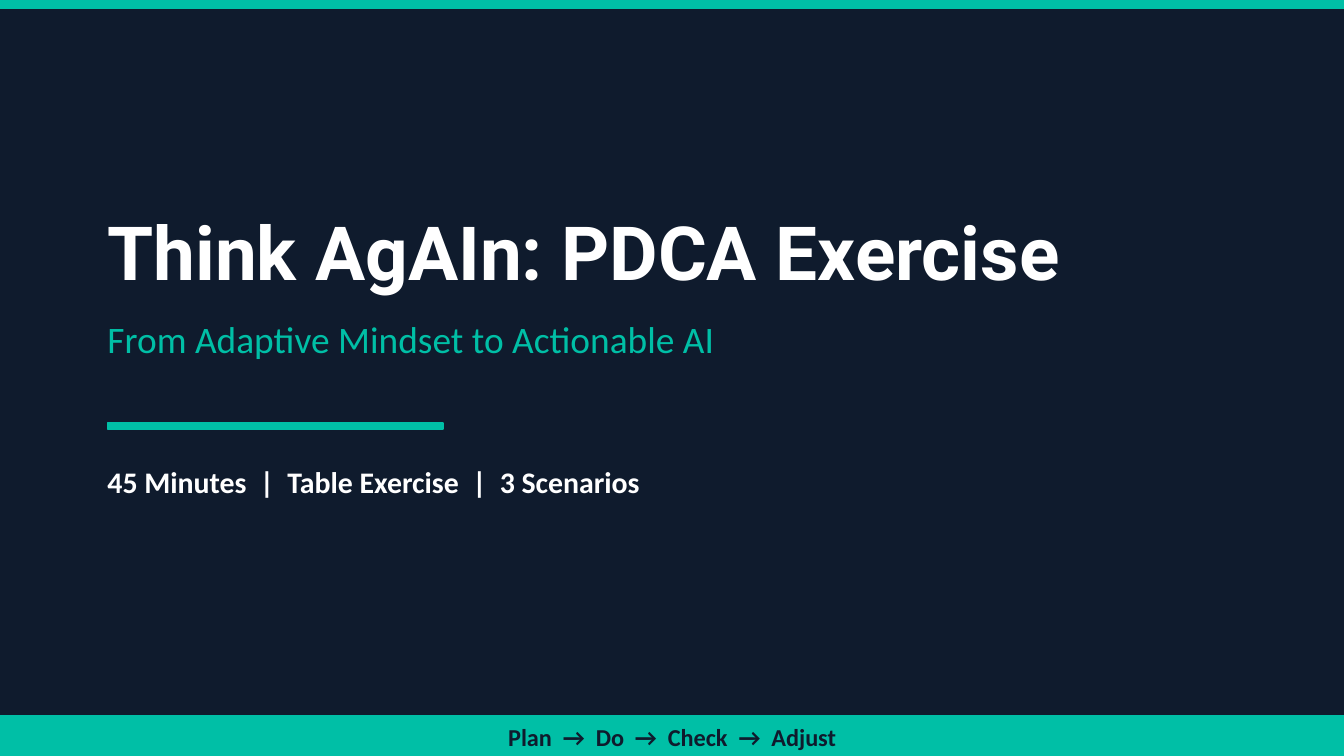
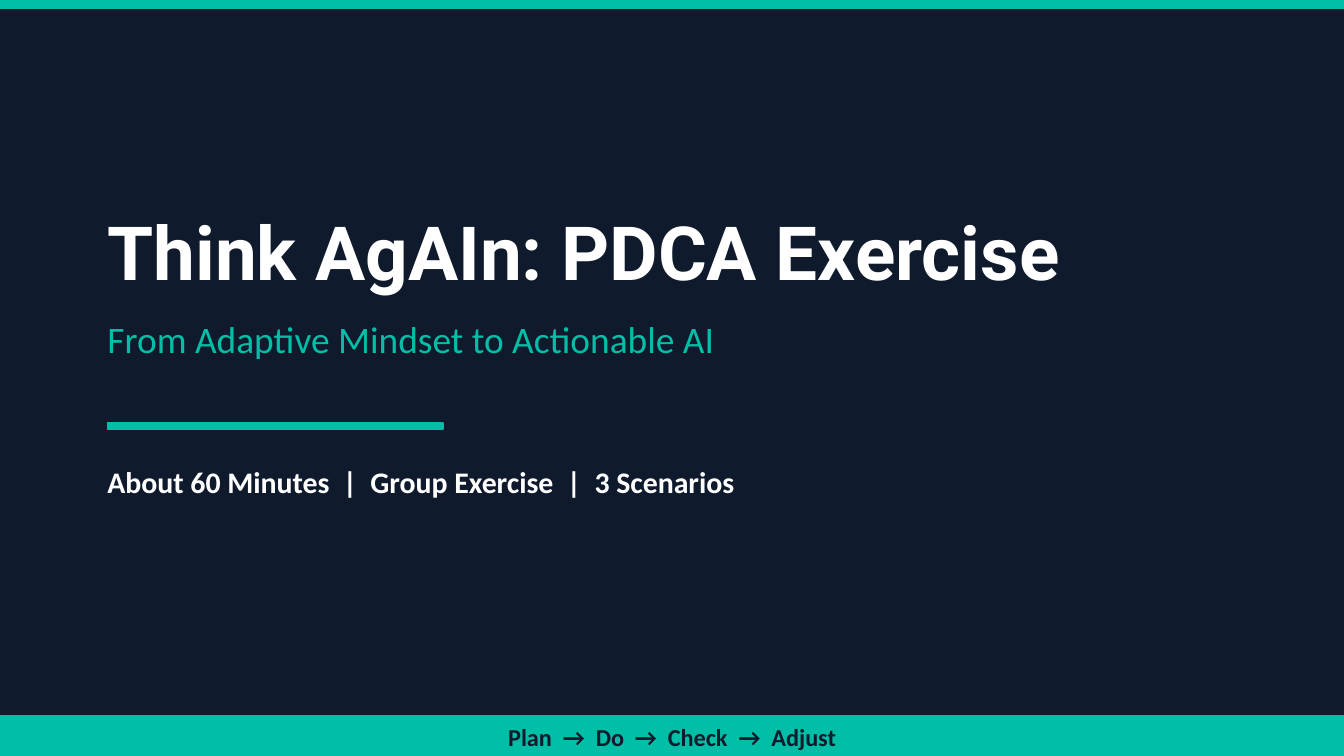
Before and after one commit to kwartler/Vienna_Dec_26, a slide deck: slide 1 of pdca_exercise/PDCA_Exercise_Deck.pptx. Drawn at 1344x756 pixels with LibreOffice and Linux fonts; fonts in the diff are those of the drawing. Boxes give left, top, right and bottom in pixels: in the first picture for what was removed or moved away, otherwise in the second. Text is boxed around its words. In the diff, an @@ line names an element or a change of style, - is before the commit and + after.

```diff
--- a/pdca_exercise/PDCA_Exercise_Deck.pptx
+++ b/pdca_exercise/PDCA_Exercise_Deck.pptx
@@ text at (107, 472, 734, 498): text changed @@
-45 Minutes | Table Exercise | 3 Scenarios
+About 60 Minutes | Group Exercise | 3 Scenarios
```
Also in this commit, not shown: 6 other slides changed, 2 slides added, 5 other files.
